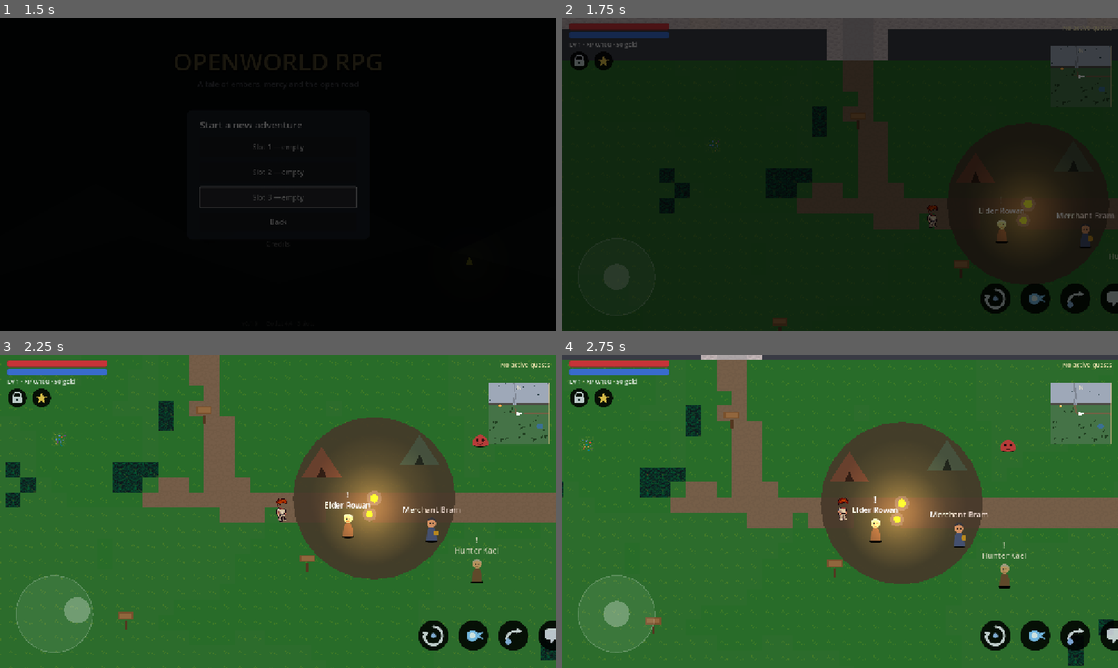
Above: before the commit, frames 1-4 (two rows, left to right).
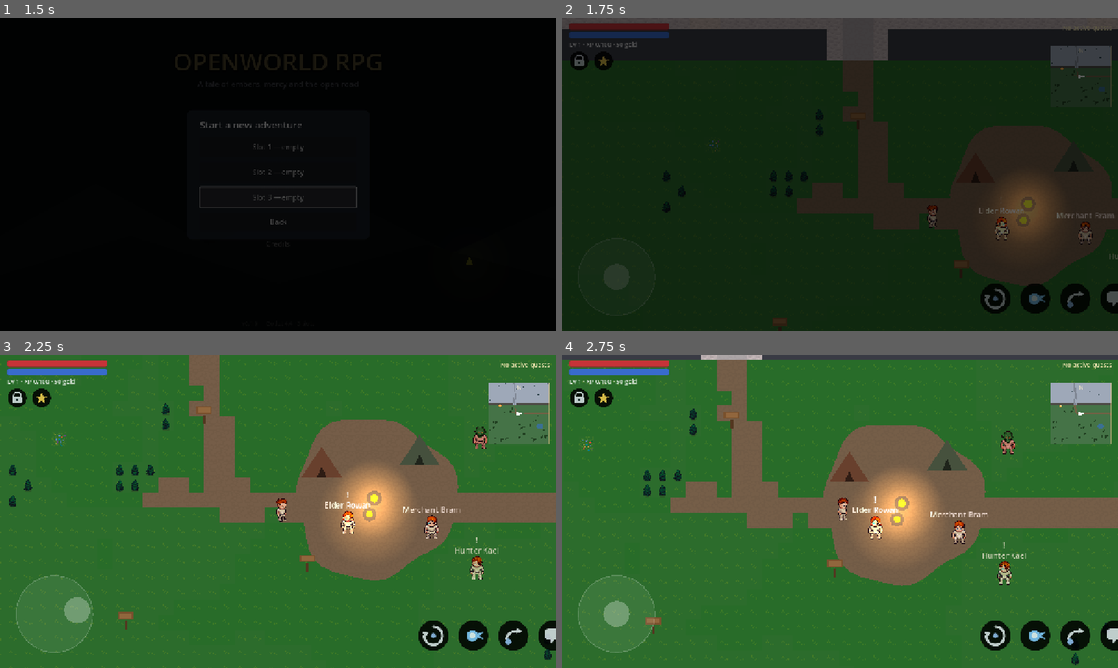
Above: after the commit, the same moments.

Repository: amirrezahadipoor/openworldRpg
Game: Godot game, scene res://scenes/menus/main_menu.tscn
The game is run twice, just before and just after one commit, with the same random seed, the same clock (stepped at 60 frames per second) and the same inputs.
Inputs (mouse positions are in pixels of both pictures, inside the frame that each line leads up to):
- Up to frame 1 (1.5 s): click "New Game" at 0.5 s; click "New Game" at 1.25 s
- Up to frame 2 (1.75 s): no input
- Up to frame 3 (2.25 s): drag from (55, 614) to (316, 567) at 2.02 s
- Up to frame 4 (2.75 s): no input

Frame 1 is identical in both runs. In frame 2, 1.7% of the frame differs, in the area x 17-99%, y 28-86%; in frame 3, 13%, in the area x 1-100%, y 14-98%; in frame 4, 12%.

Commit message:
art: real NPC/enemy characters, visual-capture harness, fix boss scale regression
Phase B4 + B7. Every enemy and the boss previously rendered as the same
placeholder/enemy.svg blob, and all NPCs as placeholder/npc.svg.

Characters (tools/lpc_compose.py rewritten)
 - 12 composed sheets from vendored LPC layers (was 4 player variants).
 - NPCs: Elder Rowan (elderly head), Hunter Kael, Merchant Bram -- distinct and
   idle-animated. Enemies: goblin / skeleton / orc / raider / shaman, i.e. real
   creature heads, not recoloured humans.
 - tools/art/vendor_lpc_layers.sh fetches only the layers we use into
   assets/source/lpc_layers/, so composition is reproducible offline.
 - Gotcha documented in both the vendor script and CREDITS.md:
   body/bodies/* in that repo is HEADLESS. The head is a separate layer under
   head/heads/*. My first pass shipped headless sprites; the visual harness
   caught it immediately.
 - Enemy archetype ids and display_names are unchanged, so quests
   (target "scout"/"emberling") and dialogue keep working. Art is attached by
   new `sheet` / `sprite_scale` fields in data/enemies.json.
 - Enemies animate straight off the composed sheet via Sprite2D.hframes/vframes
   -- slash on attack, spellcast for casters, walk/idle by state, facing derived
   from velocity. No new node types, no per-enemy scenes.

Visual verification (tools/art/capture_screenshot.gd + CI job)
 - Renders the REAL game under a virtual display and uploads PNGs as CI
   artifacts. Headless CI renders nothing, so every visual bug below was
   invisible to it:
     * camp floor was a flat 24-gon read as a hard-edged mud circle -> now tiles
       real dirt from the atlas with an organic wobbled rim
     * camp fire glow (~270px) swallowed the camp -> reduced
     * canopy-block obstacles read as dark RECTANGLES in a real render -> back to
       single tree sprites, which read as scattered woodland at 1.3% density
     * AtlasTexture + texture_repeat tiles the WHOLE atlas, not one cell -> the
       builder now emits a standalone 32px camp_ground.png tile
     * Sprite2D.modulate multiplies, so tinting already-dark LPC sheets crushed
       enemies to near-black silhouettes -> archetype tint now blends halfway to
       white

Regression fixed (introduced by me in this change)
 - Enemy.setup_archetype assigns base_scale from the archetype, which stomped the
   boss's 2.2x scale down to the orc sheet's 1.7. BossArena now sets its scale
   AFTER calling super. boss.gd also no longer assigns raw body_color to
   modulate (same silhouette problem).

Verified: size gate OK - import 0 script errors - both smoke runs clean
  CombatTest PASS (120) - PlaythroughTest PASS (23) - AudioTest PASS (35)
  visual capture produced 2 in-engine PNGs

Diff:
--- a/data/enemies.json
+++ b/data/enemies.json
@@ -10,9 +10,26 @@
       "attack_radius": 56.0,
       "attack_cooldown": 1.2,
       "xp_reward": 18,
-      "body_color": [0.78, 0.28, 0.28],
+      "body_color": [
+        0.78,
+        0.28,
+        0.28
+      ],
       "behavior": "melee",
-      "drops": { "gold": [2, 6], "items": [["health_potion", 0.35]] }
+      "drops": {
+        "gold": [
+          2,
+          6
+        ],
+        "items": [
+          [
+            "health_potion",
+            0.35
+          ]
+        ]
+      },
+      "sheet": "res://assets/lpc/enemy_goblin.png",
+      "sprite_scale": 1.0
     },
     "scout": {
       "display_name": "Barrens Scout",
@@ -23,9 +40,26 @@
       "attack_radius": 48.0,
       "attack_cooldown": 0.9,
       "xp_reward": 22,
-      "body_color": [0.85, 0.62, 0.2],
+      "body_color": [
+        0.85,
+        0.62,
+        0.2
+      ],
       "behavior": "melee",
-      "drops": { "gold": [3, 8], "items": [["mana_potion", 0.3]] }
+      "drops": {
+        "gold": [
+          3,
+          8
+        ],
+        "items": [
+          [
+            "mana_potion",
+            0.3
+          ]
+        ]
+      },
+      "sheet": "res://assets/lpc/enemy_raider.png",
+      "sprite_scale": 1.0
     },
     "shaman": {
       "display_name": "Frost Shaman",
@@ -36,11 +70,28 @@
       "attack_radius": 320.0,
       "attack_cooldown": 2.0,
       "xp_reward": 30,
-      "body_color": [0.35, 0.62, 0.85],
+      "body_color": [
+        0.35,
+        0.62,
+        0.85
+      ],
       "behavior": "ranged",
       "projectile_damage": 10.0,
       "projectile_speed": 240.0,
-      "drops": { "gold": [4, 10], "items": [["mana_potion", 0.5]] }
+      "drops": {
+        "gold": [
+          4,
+          10
+        ],
+        "items": [
+          [
+            "mana_potion",
+            0.5
+          ]
+        ]
+      },
+      "sheet": "res://assets/lpc/enemy_shaman.png",
+      "sprite_scale": 1.0
     },
     "ember_warden": {
       "display_name": "The Ember Warden",
@@ -51,14 +102,36 @@
       "attack_radius": 96.0,
       "attack_cooldown": 1.6,
       "xp_reward": 250,
-      "body_color": [0.9, 0.35, 0.15],
+      "body_color": [
+        0.9,
+        0.35,
+        0.15
+      ],
       "behavior": "boss",
       "projectile_damage": 12.0,
       "projectile_speed": 270.0,
       "drops": {
-        "gold": [60, 90],
-        "items": [["iron_sword", 1.0], ["health_potion", 1.0], ["traveler_ring", 0.5]]
-      }
+        "gold": [
+          60,
+          90
+        ],
+        "items": [
+          [
+            "iron_sword",
+            1.0
+          ],
+          [
+            "health_potion",
+            1.0
+          ],
+          [
+            "traveler_ring",
+            0.5
+          ]
+        ]
+      },
+      "sheet": "res://assets/lpc/enemy_orc.png",
+      "sprite_scale": 1.7
     },
     "emberling": {
       "display_name": "Emberling",
@@ -69,9 +142,26 @@
       "attack_radius": 40.0,
       "attack_cooldown": 0.7,
       "xp_reward": 14,
-      "body_color": [0.95, 0.45, 0.2],
+      "body_color": [
+        0.95,
+        0.45,
+        0.2
+      ],
       "behavior": "melee",
-      "drops": { "gold": [1, 4], "items": [["health_potion", 0.2]] }
+      "drops": {
+        "gold": [
+          1,
+          4
+        ],
+        "items": [
+          [
+            "health_potion",
+            0.2
+          ]
+        ]
+      },
+      "sheet": "res://assets/lpc/enemy_skeleton.png",
+      "sprite_scale": 0.8
     }
   }
 }
--- a/scripts/enemies/boss.gd
+++ b/scripts/enemies/boss.gd
@@ -44,12 +44,18 @@
 
 
 func setup_archetype(id: String, power_scale: float = 1.0) -> void:
-	base_scale = Vector2(2.2, 2.2)
 	super.setup_archetype(id, power_scale)
+	base_scale = Vector2(2.2, 2.2)   # after super: it assigns base_scale itself
+	scale = base_scale
 	phase = 1
 	_attack_index = 0
 	_charge_timer = 0.0
 	telegraph_time = DEFAULT_TELEGRAPH
+
+
+func _phase_tint(c: Color) -> Color:
+	## Sprite2D.modulate multiplies; soften so the boss stays legible.
+	return c.lerp(Color(1, 1, 1), 0.45)
 
 
 func _enter_phase(p: int) -> void:
@@ -75,7 +81,7 @@
 	# Transformation flash + shockwave ring feel.
 	sprite.modulate = Color(2.0, 2.0, 2.0)
 	var tw := create_tween()
-	tw.tween_property(sprite, "modulate", body_color, 0.6)
+	tw.tween_property(sprite, "modulate", _phase_tint(body_color), 0.6)
 	tw.parallel().tween_property(self, "scale", base_scale * 1.25, 0.15)
 	tw.tween_property(self, "scale", base_scale, 0.3)
 
@@ -133,7 +139,7 @@
 func _start_charge(dir: Vector2) -> void:
 	_charge_dir = dir
 	_charge_timer = CHARGE_DURATION
-	sprite.modulate = Color(1.0, 0.3, 0.2)
+	sprite.modulate = _phase_tint(Color(1.0, 0.3, 0.2))
 
 
 func _process_charge(delta: float) -> void:
@@ -144,5 +150,5 @@
 		_charge_timer = 0.0
 	move_and_slide()
 	if _charge_timer <= 0.0:
-		sprite.modulate = body_color
+		sprite.modulate = _phase_tint(body_color)
 		_change_state(State.IDLE)
--- a/scripts/enemies/enemy.gd
+++ b/scripts/enemies/enemy.gd
@@ -13,6 +13,16 @@
 const DEFAULT_TELEGRAPH := 0.45
 const FLEE_TIME := 1.6
 const FLEE_THRESHOLD := 0.25
+
+# Composed LPC sheet layout (tools/lpc_compose.py): 13 cols x 20 rows of 64 px
+# frames. Rows come in blocks of 4 directions, ordered n, w, s, e.
+#   anim block 0 idle · 1 walk · 2 slash (attack) · 3 spellcast · 4 hurt
+const SHEET_COLS := 13
+const SHEET_ROWS := 20
+const DIR_ROW := {"n": 0, "w": 1, "s": 2, "e": 3}
+const ANIM_FRAMES := {"idle": 2, "walk": 9, "slash": 6, "spellcast": 7, "hurt": 6}
+const ANIM_FPS := {"idle": 4.0, "walk": 12.0, "slash": 14.0, "spellcast": 12.0, "hurt": 10.0}
+const ANIM_BLOCK := {"idle": 0, "walk": 1, "slash": 2, "spellcast": 3, "hurt": 4}
 
 var telegraph_time := DEFAULT_TELEGRAPH
 var base_scale := Vector2.ONE
@@ -35,12 +45,26 @@
 var state: State = State.IDLE
 
 var _player: Player
+var _anim_name := "idle"
+var _anim_dir := "s"
+var _anim_frame := 0.0
+var _sheet_ready := false
 var _state_time := 0.0
 var _attack_cd := 0.0
 var _patrol_target := Vector2.ZERO
 var _origin := Vector2.ZERO
 
 @onready var sprite: Sprite2D = $Sprite
+
+
+func _tinted() -> Color:
+	## Archetype identity colour, softened toward white.
+	##
+	## Sprite2D.modulate MULTIPLIES, so tinting the (already dark) LPC sheets with
+	## the raw body_color crushed them to near-black silhouettes on a real render.
+	## Blending halfway to white keeps each archetype's hue readable while letting
+	## the sprite art show through.
+	return body_color.lerp(Color(1, 1, 1), 0.5)
 
 
 func _ready() -> void:
@@ -91,9 +115,9 @@
 		State.ATTACK:
 			velocity = velocity.move_toward(Vector2.ZERO, 900.0 * delta)
 			var pulse := 0.5 + 0.5 * sin(_state_time * 24.0)
-			sprite.modulate = body_color.lerp(Color(1.0, 0.85, 0.2), pulse)
+			sprite.modulate = _tinted().lerp(Color(1.0, 0.85, 0.2), pulse)
 			if _state_time >= telegraph_time:
-				sprite.modulate = body_color
+				sprite.modulate = _tinted()
 				_attack_cd = attack_cooldown
 				_finish_attack(to_player, dist)
 				_change_state(State.CHASE)
@@ -105,6 +129,66 @@
 				_change_state(State.CHASE if _player else State.IDLE)
 
 	move_and_slide()
+	_update_anim(delta)
+
+
+func _update_anim(delta: float) -> void:
+	## Drive the composed LPC sheet directly (Sprite2D hframes/vframes), so an
+	## enemy needs no AnimatedSprite2D node and no per-enemy scene.
+	if not _sheet_ready:
+		return
+	var next := "idle"
+	if state == State.ATTACK:
+		next = "slash"
+	elif behavior == "ranged" and state == State.CHASE and _state_time < 0.35:
+		next = "spellcast"
+	elif velocity.length() > 6.0:
+		next = "walk"
+	if next != _anim_name:
+		_anim_name = next
+		_anim_frame = 0.0
+
+	# face the direction of travel; ranged enemies face the player while casting
+	var face := velocity
+	if next == "slash" or next == "spellcast":
+		if _player:
+			face = _player.global_position - global_position
+	if absf(face.x) > absf(face.y):
+		if absf(face.x) > 1.0:
+			_anim_dir = "e" if face.x > 0.0 else "w"
+	elif absf(face.y) > 1.0:
+		_anim_dir = "s" if face.y > 0.0 else "n"
+
+	var count: int = ANIM_FRAMES[_anim_name]
+	_anim_frame += delta * float(ANIM_FPS[_anim_name])
+	while _anim_frame >= float(count):
+		_anim_frame -= float(count)
+	var row: int = int(ANIM_BLOCK[_anim_name]) * 4 + int(DIR_ROW[_anim_dir])
+	sprite.frame = row * SHEET_COLS + int(_anim_frame)
+
+
+func _apply_sheet(path: String) -> void:
+	## Attach the archetype's composed LPC sheet, or clear back to the single
+	## placeholder sprite when an archetype has no art.
+	if path == "" or not ResourceLoader.exists(path):
+		_sheet_ready = false
+		sprite.hframes = 1
+		sprite.vframes = 1
+		sprite.frame = 0
+		return
+	var tex: Texture2D = load(path)
+	if tex == null:
+		_sheet_ready = false
+		return
+	sprite.texture = tex
+	sprite.hframes = SHEET_COLS
+	sprite.vframes = SHEET_ROWS
+	sprite.offset = Vector2(0, -10)   # LPC frames sit above the body pivot
+	_sheet_ready = true
+	_anim_name = "idle"
+	_anim_dir = "s"
+	_anim_frame = 0.0
+	sprite.frame = int(DIR_ROW["s"]) * SHEET_COLS
 
 
 func setup_archetype(id: String, power_scale: float = 1.0) -> void:
@@ -125,6 +209,8 @@
 	projectile_speed = float(cfg.get("projectile_speed", 240.0))
 	var c: Array = cfg.get("body_color", [0.78, 0.28, 0.28])
 	body_color = Color(float(c[0]), float(c[1]), float(c[2]))
+	_apply_sheet(String(cfg.get("sheet", "")))
+	base_scale = Vector2.ONE * float(cfg.get("sprite_scale", 1.0))
 
 	hp = max_hp
 	state = State.IDLE
@@ -132,7 +218,7 @@
 	_attack_cd = 0.0
 	velocity = Vector2.ZERO
 	_origin = global_position
-	sprite.modulate = body_color
+	sprite.modulate = _tinted()
 	modulate.a = 1.0
 	scale = base_scale
 	show()
@@ -180,7 +266,7 @@
 	AudioManager.play_sfx("hit")
 	sprite.modulate = Color(1.5, 1.5, 1.5)
 	var tw := create_tween()
-	tw.tween_property(sprite, "modulate", body_color, 0.18)
+	tw.tween_property(sprite, "modulate", _tinted(), 0.18)
 	EventBus.enemy_hurt.emit(self, amount, dir)
 	if hp <= 0.0:
 		_die()
--- a/scripts/world/camp.gd
+++ b/scripts/world/camp.gd
@@ -31,10 +31,15 @@
 
 
 func _build_scenery() -> void:
-	# Ground patch
+	# Ground patch — real dirt TILES from the atlas rather than a flat brown
+	# disc. A 24-gon of solid colour read as a hard-edged mud circle on screen;
+	# tiling the dirt tile gives a trodden clearing that matches the world art.
 	var ground := Polygon2D.new()
-	ground.polygon = _circle_poly(170.0, 24)
-	ground.color = Color(0.30, 0.26, 0.20, 0.9)
+	ground.polygon = _circle_poly(168.0, 48, 15.0)
+	ground.texture = load("res://assets/tiles/props/camp_ground.png")
+	ground.texture_repeat = CanvasItem.TEXTURE_REPEAT_ENABLED
+	ground.uv = ground.polygon                   # world-pixel UVs -> tiles every 32 px
+	ground.color = Color(1, 1, 1, 1)
 	ground.z_index = -8
 	add_child(ground)
 
@@ -55,8 +60,8 @@
 	_fire_light = PointLight2D.new()
 	_fire_light.texture = load("res://assets/placeholder/light.svg")
 	_fire_light.color = Color(1.0, 0.72, 0.38)
-	_fire_light.energy = 1.0
-	_fire_light.texture_scale = 4.2
+	_fire_light.energy = 0.85
+	_fire_light.texture_scale = 2.6   # was 4.2: a ~270 px glow swallowed the camp
 	add_child(_fire_light)
 
 
@@ -84,6 +89,7 @@
 	var elder: NPC = scene.instantiate()
 	elder.npc_id = "elder_rowan"
 	elder.display_name = "Elder Rowan"
+	elder.sprite_sheet = "res://assets/lpc/npc_elder.png"
 	elder.position = Vector2(-55, 55)
 	elder.interacted.connect(func(n: NPC) -> void: npc_interacted.emit(n))
 	add_child(elder)
@@ -93,7 +99,7 @@
 	vendor.display_name = "Merchant Bram"
 	vendor.is_vendor = true
 	vendor.show_quest_marker = false
-	(vendor.get_node("Sprite") as Sprite2D).texture = load("res://assets/placeholder/vendor.svg")
+	vendor.sprite_sheet = "res://assets/lpc/npc_vendor.png"
 	vendor.position = Vector2(120, 65)
 	vendor.interacted.connect(func(n: NPC) -> void: npc_interacted.emit(n))
 	add_child(vendor)
@@ -101,6 +107,7 @@
 	var kael: NPC = scene.instantiate()
 	kael.npc_id = "hunter_kael"
 	kael.display_name = "Hunter Kael"
+	kael.sprite_sheet = "res://assets/lpc/npc_hunter.png"
 	kael.modulate = Color(0.85, 0.95, 0.85)
 	kael.position = Vector2(215, 150)
 	kael.interacted.connect(func(n: NPC) -> void: npc_interacted.emit(n))
@@ -111,9 +118,14 @@
 	return MERCHANT_STOCK
 
 
-func _circle_poly(radius: float, sides: int) -> PackedVector2Array:
+func _circle_poly(radius: float, sides: int, wobble: float = 0.0) -> PackedVector2Array:
+	## `wobble` perturbs each vertex so a clearing reads as an organic trodden
+	## patch rather than a perfect disc with a hard-edged rim.
 	var pts := PackedVector2Array()
 	for i in sides:
 		var a := TAU * float(i) / float(sides)
-		pts.append(Vector2.from_angle(a) * radius)
+		var r := radius
+		if wobble > 0.0:
+			r += sin(a * 3.0 + 1.7) * wobble * 0.62 + sin(a * 7.0 + 4.1) * wobble * 0.38
+		pts.append(Vector2.from_angle(a) * r)
 	return pts
--- a/scripts/world/npc.gd
+++ b/scripts/world/npc.gd
@@ -10,9 +10,14 @@
 @export var display_name: String = "Elder Rowan"
 @export var is_vendor: bool = false
 @export var show_quest_marker: bool = true
+## Composed LPC sheet (tools/lpc_compose.py). Empty = keep the placeholder art.
+@export var sprite_sheet: String = ""
 
 var _player_in_range := false
+var _anim_frame := 0.0
+var _frame_count := 2
 
+@onready var _sprite: Sprite2D = $Sprite
 @onready var _prompt: Label = $Prompt
 @onready var _marker: Label = $Marker
 @onready var _name_label: Label = $NameTag
@@ -20,11 +25,36 @@
 
 func _ready() -> void:
 	add_to_group("npc")
+	_apply_sheet()
 	_name_label.text = display_name
 	_prompt.visible = false
 	_marker.visible = false
 	body_entered.connect(_on_body_entered)
 	body_exited.connect(_on_body_exited)
+
+
+func _apply_sheet() -> void:
+	## Idle animation only: NPCs are stationary, so we slice the composed sheet
+	## and loop the 'idle' block's south-facing row.
+	if sprite_sheet == "" or not ResourceLoader.exists(sprite_sheet):
+		return
+	var tex: Texture2D = load(sprite_sheet)
+	if tex == null:
+		return
+	_sprite.texture = tex
+	_sprite.hframes = 13
+	_sprite.vframes = 20
+	_sprite.offset = Vector2(0, -10)          # LPC frames sit above the pivot
+	_sprite.frame = 2 * 13                    # idle block, south row, frame 0
+
+
+func _process(delta: float) -> void:
+	if sprite_sheet == "":
+		return
+	_anim_frame += delta * 4.0
+	while _anim_frame >= float(_frame_count):
+		_anim_frame -= float(_frame_count)
+	_sprite.frame = 2 * 13 + int(_anim_frame)
 
 
 func set_marker(on: bool) -> void:
--- /dev/null
+++ b/tools/art/capture_screenshot.gd
@@ -0,0 +1,38 @@
+extends Node
+## Visual capture harness — renders the REAL game and saves PNGs.
+##
+## Why this exists: the automated suite runs headless, so it renders nothing.
+## Every visual defect found in the Phase B art pass (bilinear-blurred pixel art,
+## checkerboard terrain, canopy blocks reading as dark rectangles, a hard-edged
+## mud circle for the camp floor, enemies crushed to black silhouettes by
+## modulate) was invisible to CI and only showed up in an actual render.
+##
+## Usage (needs a display; on a headless box use xvfb-run):
+##   xvfb-run -a -s "-screen 0 1280x720x24" \
+##     /tmp/rpg-toolchain/bin/godot --path . res://tools/art/capture_screenshot.tscn \
+##     --resolution 1280x720
+##
+## Output: /tmp/rpg_shot_<n>.png
+const OUT_DIR := "/tmp"
+const SHOT_AT := [2.0, 3.0]
+
+var _t := 0.0
+var _n := 0
+
+
+func _ready() -> void:
+	add_child(load("res://scenes/main.tscn").instantiate())
+
+
+func _process(delta: float) -> void:
+	_t += delta
+	if _n >= SHOT_AT.size() or _t < SHOT_AT[_n]:
+		return
+	_n += 1
+	await RenderingServer.frame_post_draw
+	var img := get_viewport().get_texture().get_image()
+	var path := "%s/rpg_shot_%d.png" % [OUT_DIR, _n]
+	img.save_png(path)
+	print("SHOT %d saved %dx%d -> %s" % [_n, img.get_width(), img.get_height(), path])
+	if _n >= SHOT_AT.size():
+		get_tree().quit(0)
--- /dev/null
+++ b/tools/art/capture_screenshot.tscn
@@ -0,0 +1,6 @@
+[gd_scene load_steps=2 format=3]
+
+[ext_resource type="Script" path="res://tools/art/capture_screenshot.gd" id="1_shot"]
+
+[node name="CaptureScreenshot" type="Node"]
+script = ExtResource("1_shot")
Binary file added: assets/lpc/enemy_goblin.png
Not shown, added: assets/lpc/enemy_goblin.png.import
Binary file added: assets/lpc/enemy_orc.png
Not shown, added: assets/lpc/enemy_orc.png.import
Binary file added: assets/lpc/enemy_raider.png
Not shown, added: assets/lpc/enemy_raider.png.import
Binary file added: assets/lpc/enemy_shaman.png
Not shown, added: assets/lpc/enemy_shaman.png.import
Binary file added: assets/lpc/enemy_skeleton.png
Not shown, added: assets/lpc/enemy_skeleton.png.import
Binary file added: assets/lpc/npc_elder.png
Not shown, added: assets/lpc/npc_elder.png.import
(and 215 more such lines)
